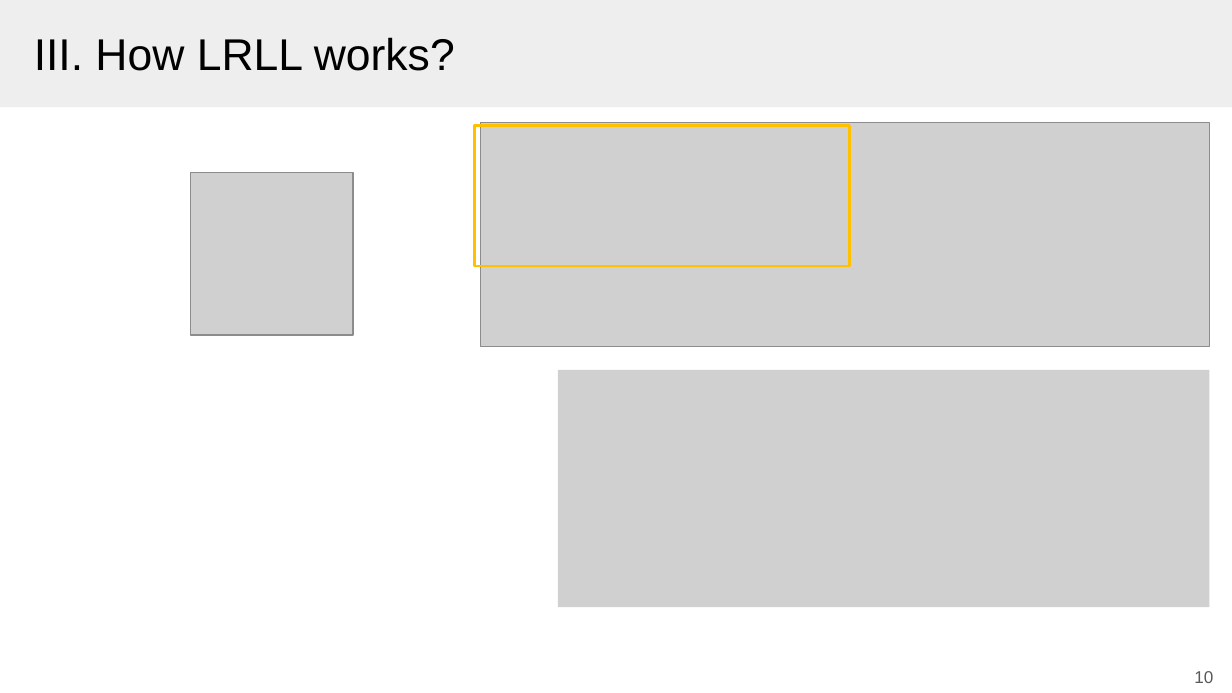
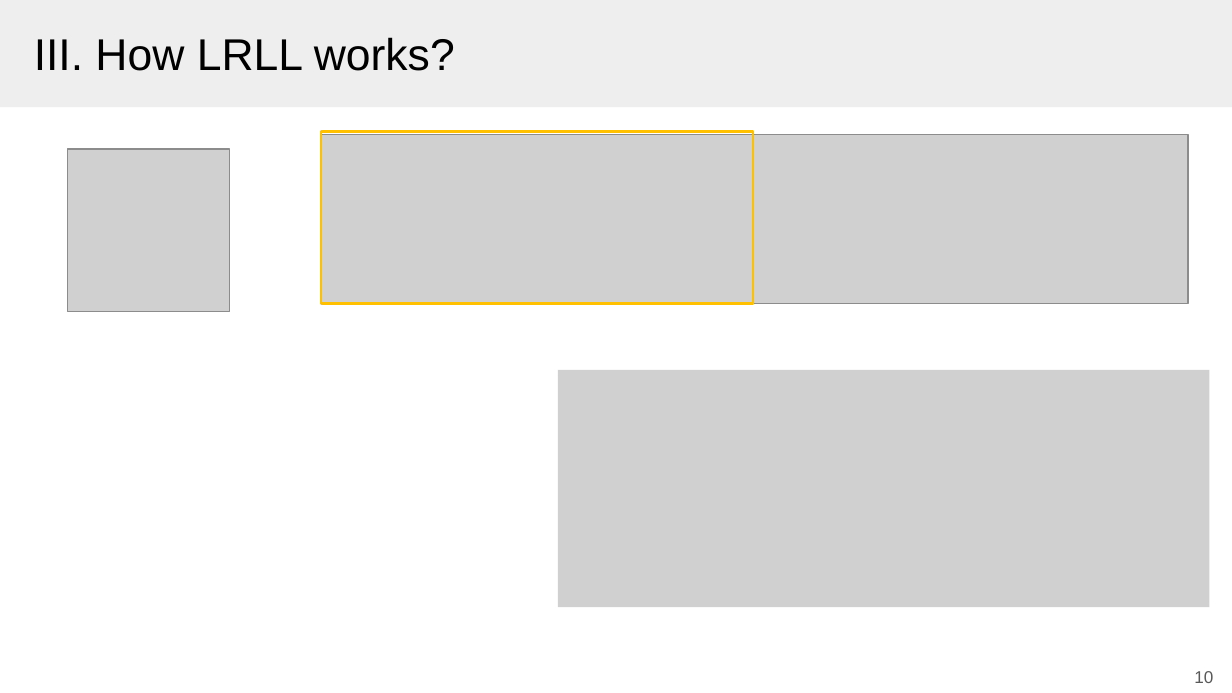
Before and after one commit to Tazering/UVA-CS, a slide deck: slide 10 of CS-6501_Kuo/paper presentation/lifelong_robot_presentation.pptx. Drawn at 1232x693 pixels with LibreOffice and Linux fonts; fonts in the diff are those of the drawing; grey boxes stand for pictures. Boxes give left, top, right and bottom in pixels: in the first picture for what was removed or moved away, otherwise in the second. Text is boxed around its words. In the diff, an @@ line names an element or a change of style, - is before the commit and + after.

```diff
--- a/CS-6501_Kuo/paper presentation/lifelong_robot_presentation.pptx
+++ b/CS-6501_Kuo/paper presentation/lifelong_robot_presentation.pptx
@@ picture: place and size @@
-picture at <box>191,172,354,335</box>
+picture at <box>68,149,230,312</box>
@@ rectangle: place and size @@
-rectangle at <box>474,126,849,266</box>
+rectangle at <box>322,132,754,304</box>
@@ picture: place and size @@
-picture at <box>480,123,1210,347</box>
+picture at <box>322,134,1189,303</box>
```
Also in this commit, not shown: 3 other slides changed, 2 other files.
